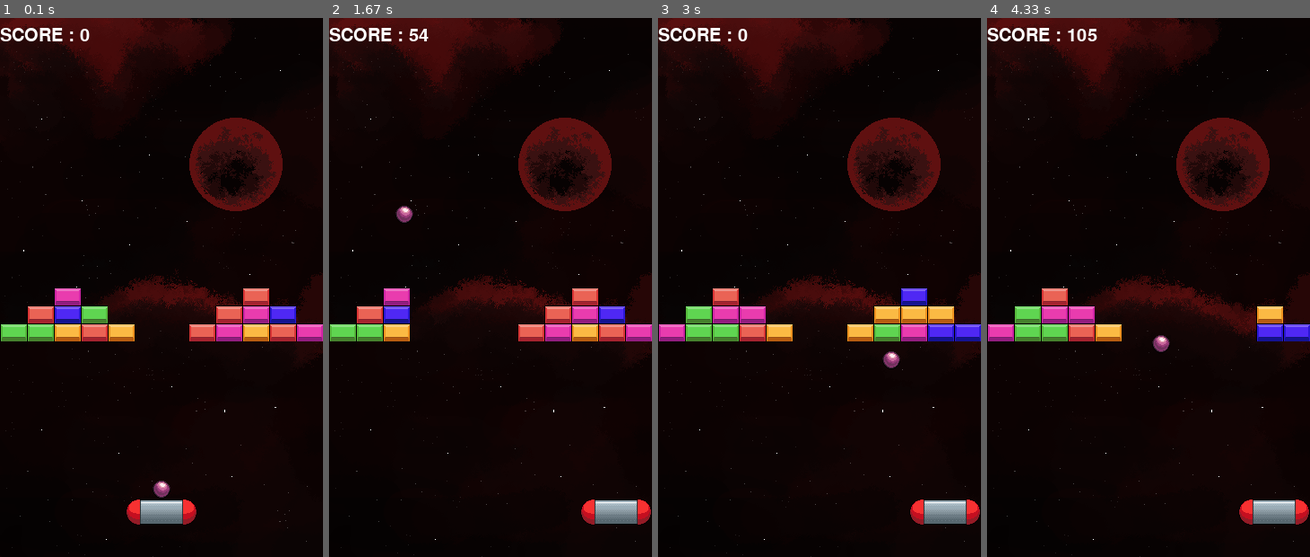
Above: before the commit, frames 1-4 (left to right).
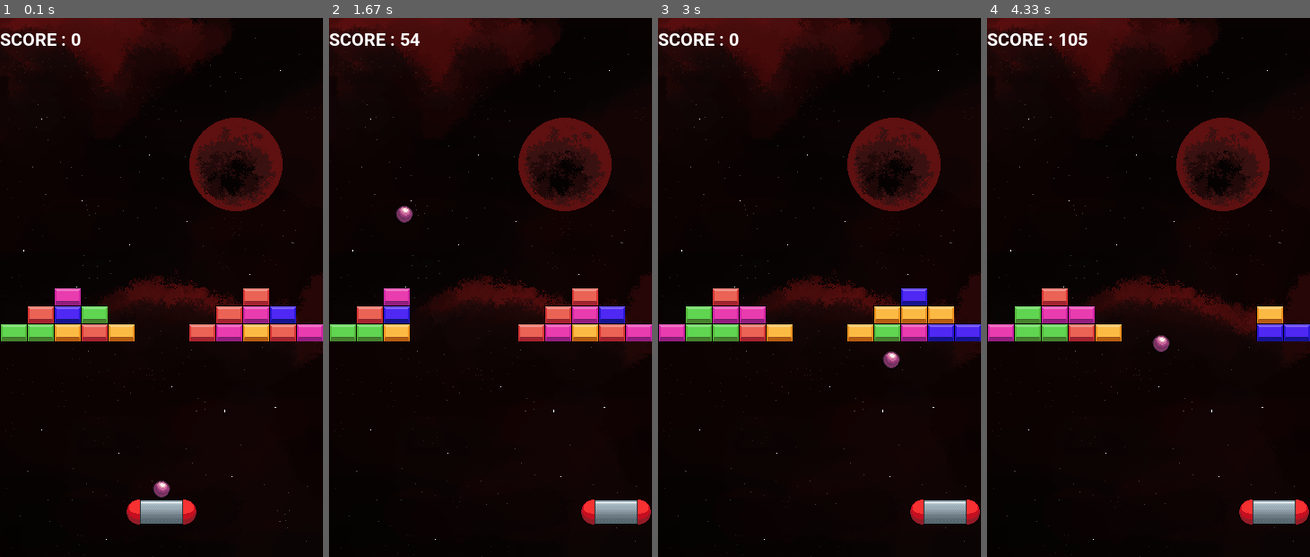
Above: after the commit, the same moments.

Repository: Tequila-Mockingbird-Chevaliers/pygameSummerJam
Game: pygame game, started from main.py
The game is run twice, just before and just after one commit, with the same random seed, the same clock (stepped at 60 frames per second) and the same inputs.
Inputs:
- Up to frame 1 (0.1 s): no input
- Up to frame 2 (1.67 s): tap Space at 0.33, 0.73, 1.03, 1.23, 1.53 s; hold Right 0.67-1.13 s; hold Right 1.17-1.63 s
- Up to frame 3 (3 s): hold Left 1.67-2.2 s; tap Space at 1.73, 2.03, 2.3, 2.6, 2.73 s; hold Left 2.23-2.63 s; hold Right from 2.67 s (still down)
- Up to frame 4 (4.33 s): tap Space at 3.03, 3.4, 3.7, 3.9, 4.2 s; release Right at 3.3 s; hold Left 3.33-3.8 s; hold Right 3.83-4.3 s

The runs differ from the first frame. In frame 1, 0.5% of the frame differs, in the area x 0-28%, y 1-6%; in frame 2, 0.6%; in frame 3, 0.5%; in frame 4, 0.7%, in the area x 0-35%, y 1-6%.

Commit message:
Add font file and README

Diff:
--- a/src/assets.py
+++ b/src/assets.py
@@ -62,9 +62,9 @@
 
         self.laser = load_image(const.LASER_IMAGE, transparent_color=(255, 255, 255))
 
-        self.score_font = pygame.font.Font(pygame.font.get_default_font(), 20)
+        self.score_font = pygame.font.Font(const.FONT_FILE, 20)
 
-        default_font = pygame.font.Font(pygame.font.get_default_font(), 50)
+        default_font = pygame.font.Font(const.FONT_FILE, 50)
         self.defeat_text = default_font.render("GAME OVER", True, pygame.Color("white"))
         self.victory_text = default_font.render(
             "VICTORY !", True, pygame.Color("white")
--- a/src/constants.py
+++ b/src/constants.py
@@ -27,6 +27,8 @@
 
 LEVELS_FOLDER = MAIN_FOLDER / "levels"
 
+FONT_FILE = ASSETS_FOLDER / "Asimov.otf"
+
 PADDLE_IMAGE = "Paddle.png"
 BALL_IMAGE = "Ball.png"
 LASER_IMAGE = "Laser.png"
Not shown, changed: README.md
Binary file added: assets/Asimov.otf
